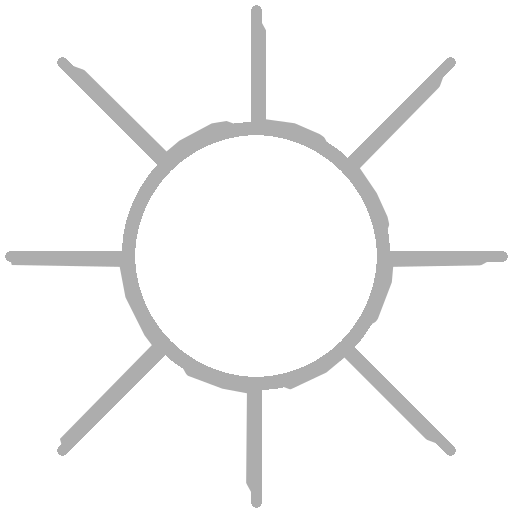
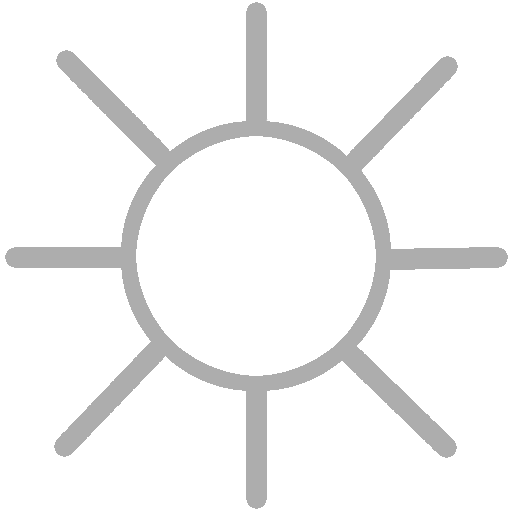
Layers edited between the first and the second 512 x 512 image:
painted on "Layer #2" over [5, 2, 508, 509]
